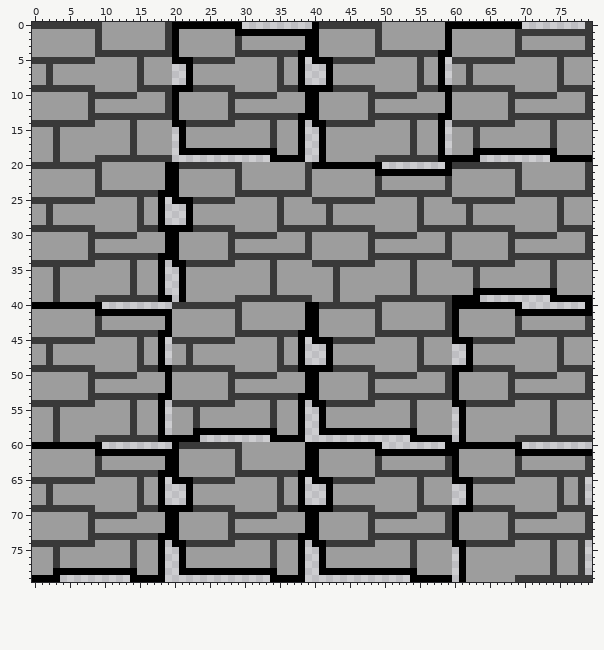
One commit to this sprite sheet: data/images/tile-bricks.png. Above: the version before the commit.
The file is 80x80 pixels.
The result:
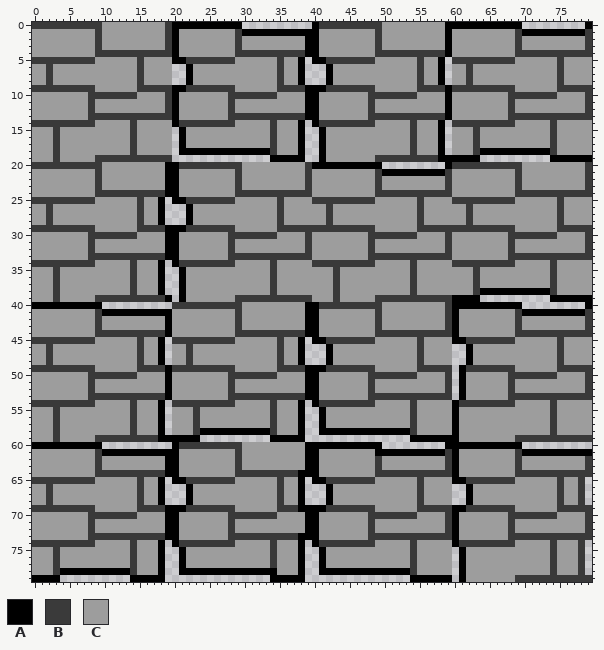
Palette (. is transparent): A #000000  B #3a3a3a  C #9d9d9d
Changes in this commit:
{"y":0,"x":79,"old":"B","new":"A"}
{"y":1,"x":29,"old":"A","new":"B"}
{"y":1,"x":70,"old":"BBBBBBBBB","new":"AAAAAAAAA"}
{"y":4,"x":38,"old":"A","new":"B"}
{"y":4,"x":58,"old":"A","new":"B"}
{"y":5,"x":22,"old":"A","new":"B"}
{"y":5,"x":42,"old":"A","new":"B"}
{"y":9,"x":22,"old":"A","new":"B"}
{"y":9,"x":38,"old":"A","new":"B"}
{"y":9,"x":42,"old":"A","new":"B"}
{"y":9,"x":58,"old":"A","new":"B"}
{"y":13,"x":38,"old":"A","new":"B"}
{"y":13,"x":58,"old":"A","new":"B"}
{"y":14,"x":21,"old":"A","new":"B"}
{"y":14,"x":41,"old":"A","new":"B"}
{"y":18,"x":34,"old":"A","new":"B"}
{"y":18,"x":63,"old":"A","new":"B"}
{"y":18,"x":74,"old":"A","new":"B"}
{"y":21,"x":49,"old":"A","new":"B"}
{"y":21,"x":59,"old":"A","new":"B"}
{"y":24,"x":18,"old":"A","new":"B"}
{"y":25,"x":22,"old":"A","new":"B"}
{"y":29,"x":18,"old":"A","new":"B"}
{"y":29,"x":22,"old":"A","new":"B"}
{"y":33,"x":18,"old":"A","new":"B"}
{"y":34,"x":21,"old":"A","new":"B"}
{"y":38,"x":63,"old":"A","new":"B"}
{"y":38,"x":74,"old":"A","new":"B"}
{"y":39,"x":18,"old":"A","new":"B"}
{"y":41,"x":9,"old":"A","new":"B"}
{"y":41,"x":69,"old":"A","new":"B"}
{"y":41,"x":79,"old":"A","new":"B"}
{"y":44,"x":18,"old":"A","new":"B"}
{"y":44,"x":38,"old":"A","new":"B"}
{"y":45,"x":42,"old":"A","new":"B"}
{"y":45,"x":62,"old":"A","new":"B"}
{"y":49,"x":18,"old":"A","new":"B"}
{"y":49,"x":38,"old":"A","new":"B"}
{"y":49,"x":42,"old":"A","new":"B"}
{"y":49,"x":60,"old":"A","new":"."}
{"y":49,"x":62,"old":"A","new":"B"}
{"y":50,"x":60,"old":"AC","new":".A"}
{"y":51,"x":60,"old":"AC","new":".A"}
{"y":52,"x":60,"old":"AC","new":".A"}
{"y":53,"x":18,"old":"A","new":"B"}
{"y":53,"x":38,"old":"A","new":"B"}
{"y":53,"x":60,"old":"AC","new":".A"}
{"y":54,"x":41,"old":"A","new":"B"}
{"y":54,"x":61,"old":"A","new":"B"}
{"y":55,"x":60,"old":".A","new":"AC"}
{"y":56,"x":60,"old":".A","new":"AC"}
{"y":57,"x":60,"old":".A","new":"AC"}
{"y":58,"x":23,"old":"A","new":"B"}
{"y":58,"x":34,"old":"A","new":"B"}
{"y":58,"x":54,"old":"A","new":"B"}
{"y":58,"x":60,"old":".A","new":"AC"}
{"y":59,"x":60,"old":".A","new":"AC"}
{"y":61,"x":9,"old":"A","new":"B"}
{"y":61,"x":59,"old":"A","new":"B"}
{"y":61,"x":69,"old":"A","new":"B"}
{"y":64,"x":18,"old":"A","new":"B"}
{"y":65,"x":22,"old":"A","new":"B"}
{"y":65,"x":42,"old":"A","new":"B"}
{"y":65,"x":62,"old":"A","new":"B"}
{"y":69,"x":18,"old":"A","new":"B"}
{"y":69,"x":22,"old":"A","new":"B"}
{"y":69,"x":42,"old":"A","new":"B"}
{"y":69,"x":62,"old":"A","new":"B"}
{"y":73,"x":18,"old":"A","new":"B"}
{"y":74,"x":21,"old":"A","new":"B"}
{"y":74,"x":41,"old":"A","new":"B"}
{"y":74,"x":61,"old":"A","new":"B"}
{"y":78,"x":3,"old":"A","new":"B"}
{"y":78,"x":14,"old":"A","new":"B"}
{"y":78,"x":54,"old":"A","new":"B"}
